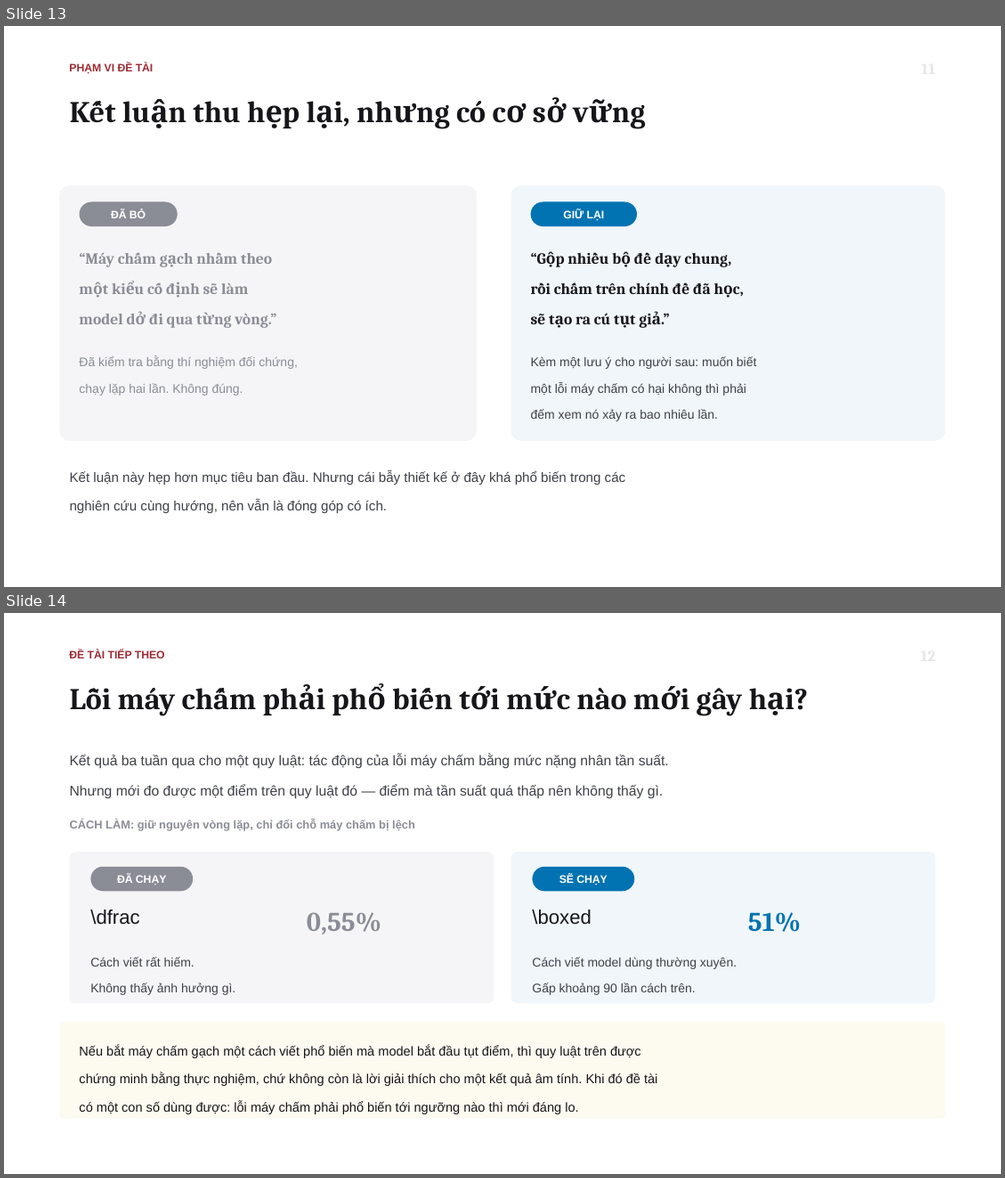
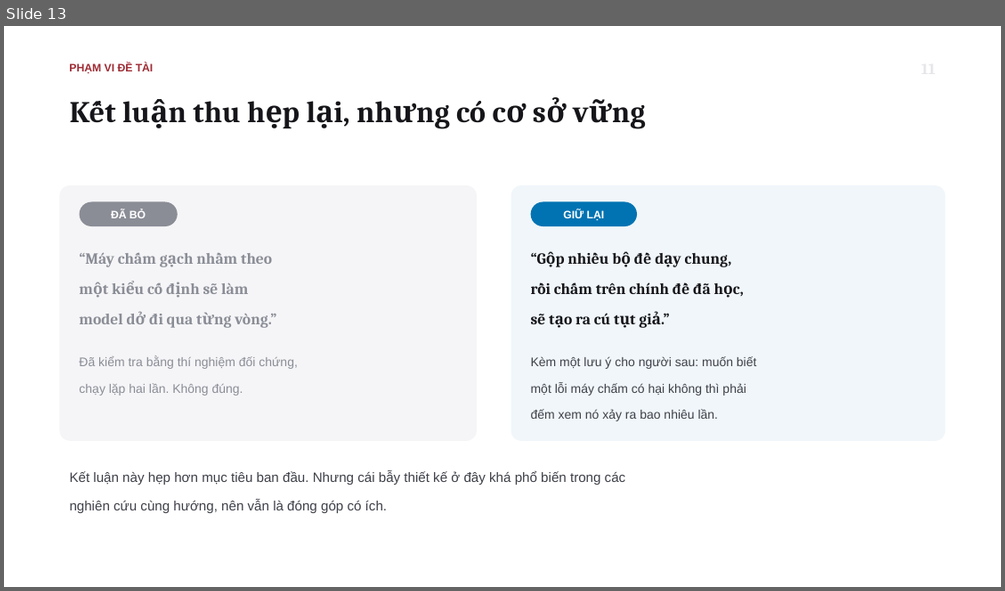
Before and after one commit to tsan2711/DACNTT_2026, a slide deck: BaoCaoTienDo_Tuan1-3_52300057_52300006.pptx. Shown one above the other, each under a label of ours: slides 13 and 14 before the commit, slide 13 after it. The pictures are 1005x1178 and 1005x591 pixels, drawn with LibreOffice and Linux fonts; fonts in the diff are those of the drawing. Boxes give left, top, right and bottom in pixels: in the first picture for what was removed or moved away, otherwise in the second. Text is boxed around its words. In the diff, an @@ line names an element or a change of style, - is before the commit and + after.

```diff
--- a/BaoCaoTienDo_Tuan1-3_52300057_52300006.pptx
+++ b/BaoCaoTienDo_Tuan1-3_52300057_52300006.pptx
@@ slide 14 removed at box(4, 613, 1001, 1174), background #FFFFFF @@
@@ text removed at box(69, 650, 165, 658) @@
-ĐỀ TÀI TIẾP THEO
@@ text removed at box(70, 688, 743, 716) @@
-Lỗi máy chấm phải phổ biến tới mức nào mới gây hại?
@@ text removed at box(70, 754, 669, 799) @@
-Kết quả ba tuần qua cho một quy luật: tác động của lỗi máy chấm bằng mức nặng nhân tần suất.
-Nhưng mới đo được một điểm trên quy luật đó — điểm mà tần suất quá thấp nên không thấy gì.
@@ text removed at box(70, 819, 415, 831) @@
-CÁCH LÀM: giữ nguyên vòng lặp, chỉ đổi chỗ máy chấm bị lệch
@@ rounded rectangle removed at box(70, 852, 494, 1003) @@
@@ rounded rectangle removed at box(511, 852, 936, 1003) @@
@@ rounded rectangle removed at box(90, 867, 194, 892) @@
-ĐÃ CHẠY
@@ rounded rectangle removed at box(532, 867, 634, 892) @@
-SẼ CHẠY
@@ text removed at box(90, 909, 139, 925) @@
-\dfrac
@@ text removed at box(307, 912, 381, 934) @@
-0,55%
@@ text removed at box(532, 909, 591, 925) @@
-\boxed
@@ text removed at box(748, 912, 801, 932) @@
-51%
@@ text removed at box(90, 957, 236, 995) @@
-Cách viết rất hiếm.
-Không thấy ảnh hưởng gì.
@@ text removed at box(532, 957, 736, 995) @@
-Cách viết model dùng thường xuyên.
-Gấp khoảng 90 lần cách trên.
@@ rounded rectangle removed at box(59, 1022, 946, 1119) @@
@@ text removed at box(79, 1045, 657, 1114) @@
-Nếu bắt máy chấm gạch một cách viết phổ biến mà model bắt đầu tụt điểm, thì quy luật trên được
-chứng minh bằng thực nghiệm, chứ không còn là lời giải thích cho một kết quả âm tính. Khi đó đề tài
-có một con số dùng được: lỗi máy chấm phải phổ biến tới ngưỡng nào thì mới đáng lo.
```
Also in this commit, not shown: 3 slides changed, 2 slides added, 2 other files.
